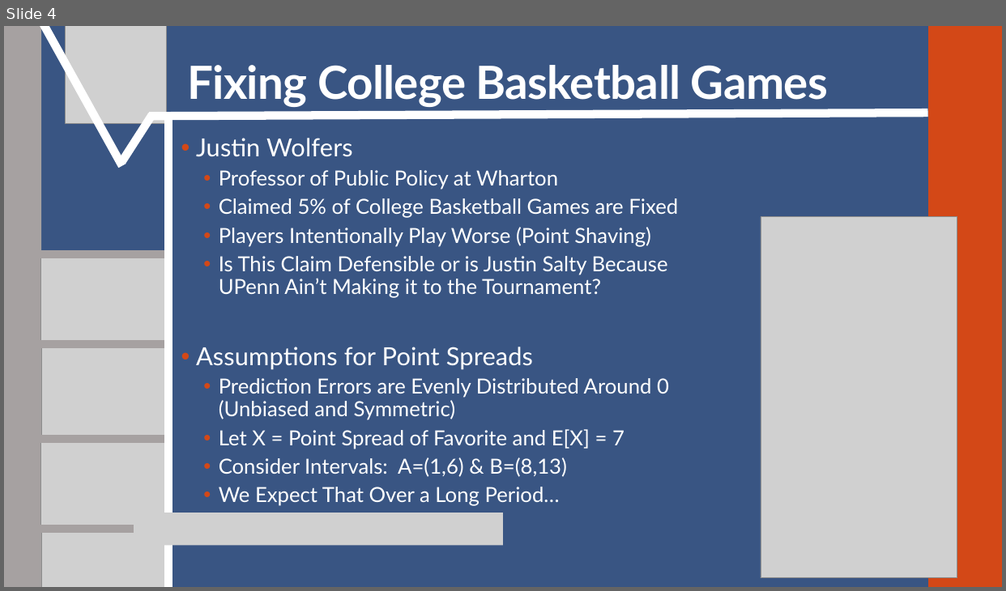
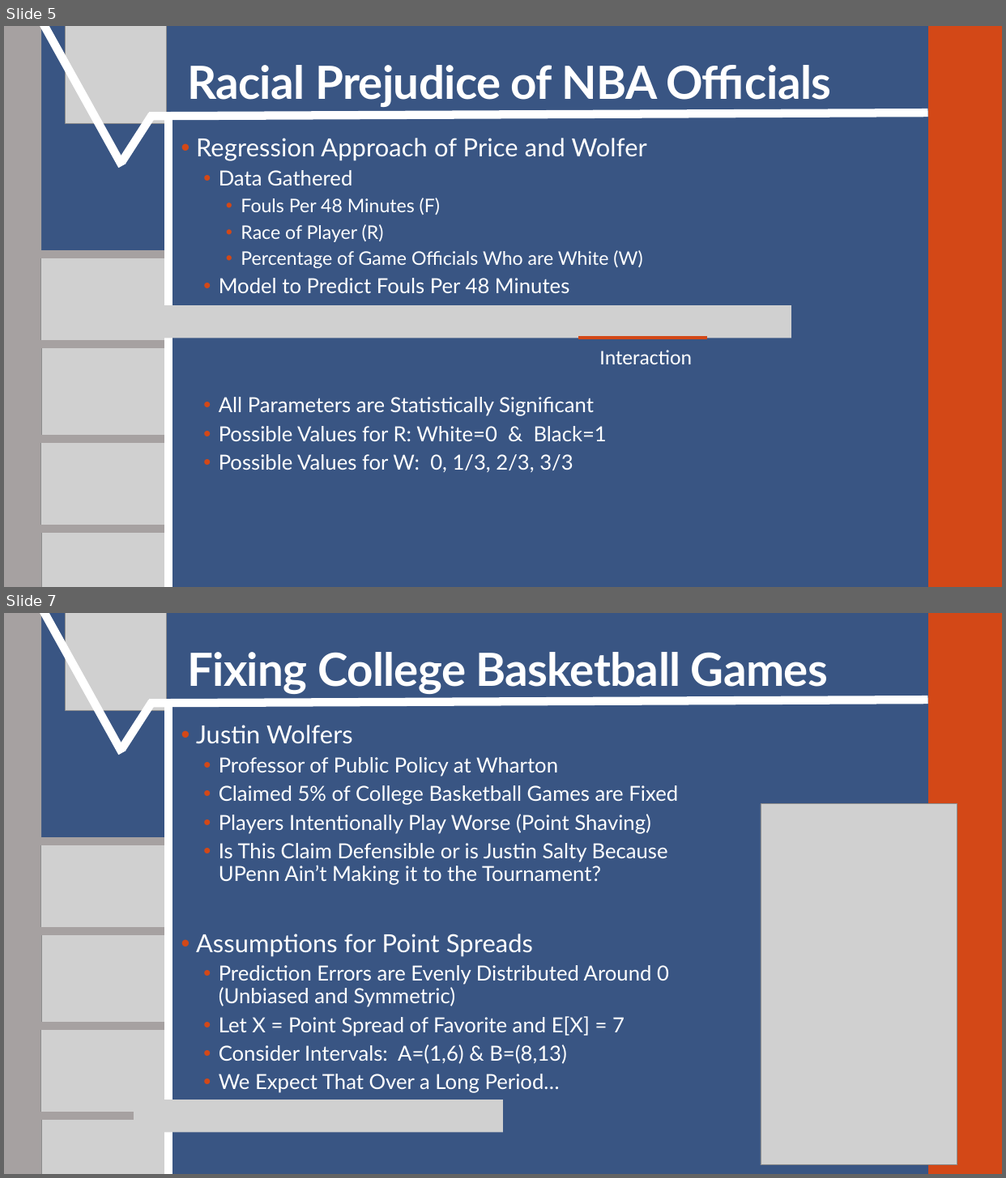
Before and after one commit to SuperMarioGiacomazzo/STOR390_WEBSITE, a slide deck: Slides/Basketball 5/Basketball_5_Lecture.pptx. Shown one above the other, each under a label of ours: slide 4 before the commit, slides 5 and 7 after it; the slides between them are not shown. The pictures are 1006x591 and 1006x1178 pixels, drawn with LibreOffice and Linux fonts; fonts in the diff are those of the drawing; grey boxes stand for pictures. Boxes give left, top, right and bottom in pixels: in the first picture for what was removed or moved away, otherwise in the second. Text is boxed around its words. In the diff, an @@ line names an element or a change of style, - is before the commit and + after.

```diff
--- a/Slides/Basketball 5/Basketball_5_Lecture.pptx
+++ b/Slides/Basketball 5/Basketball_5_Lecture.pptx
@@ slide 5 added at (4,26,1002,587), background #395583; not listed: 2 template elements that a slide beside it also shows @@
@@ line added from (40, 26) to (122, 166), #FFFFFF 8 pt @@
@@ picture added at (65,26,166,123) @@
@@ title added at (187,65,831,107), 44 pt, text #FFFFFF, bold @@
+Racial Prejudice of NBA Officials
@@ line added from (122, 161) to (152, 115), #FFFFFF 8 pt @@
@@ line added from (149, 116) to (928, 113), #FFFFFF 8 pt @@
@@ line added from (168, 587) to (168, 115), #FFFFFF 8 pt @@
@@ text added at (196,138,647,472), 20 pt, text #FFFFFF @@
+• Regression Approach of Price and Wolfer
+  • Data Gathered
+    • Fouls Per 48 Minutes (F)
+    • Race of Player (R)
+    • Percentage of Game Officials Who are White (W)
+  • Model to Predict Fouls Per 48 Minutes
+  • All Parameters are Statistically Significant
+  • Possible Values for R: White=0 & Black=1
+  • Possible Values for W: 0, 1/3, 2/3, 3/3
@@ line added from (35, 254) to (165, 254), #A6A1A1 8 pt @@
@@ picture added at (40,257,172,348) @@
@@ picture added at (143,305,791,338) @@
@@ line added from (579, 338) to (708, 338), #D34817 3 pt @@
@@ line added from (34, 344) to (164, 344), #A6A1A1 8 pt @@
@@ picture added at (41,348,172,439) @@
@@ text added at (599,350,692,365), 20 pt, text #FFFFFF @@
+Interaction
@@ line added from (35, 439) to (165, 439), #A6A6A6 8 pt @@
@@ line added from (35, 439) to (165, 439), #A6A1A1 8 pt @@
@@ picture added at (40,442,172,533) @@
@@ line added from (34, 529) to (164, 529), #A6A1A1 8 pt @@
@@ picture added at (41,533,172,587) @@
@@ what was slide 4 is now slide 7 @@
```
Also in this commit, not shown: 1 slide changed, 2 other slides added, 9 other files.
